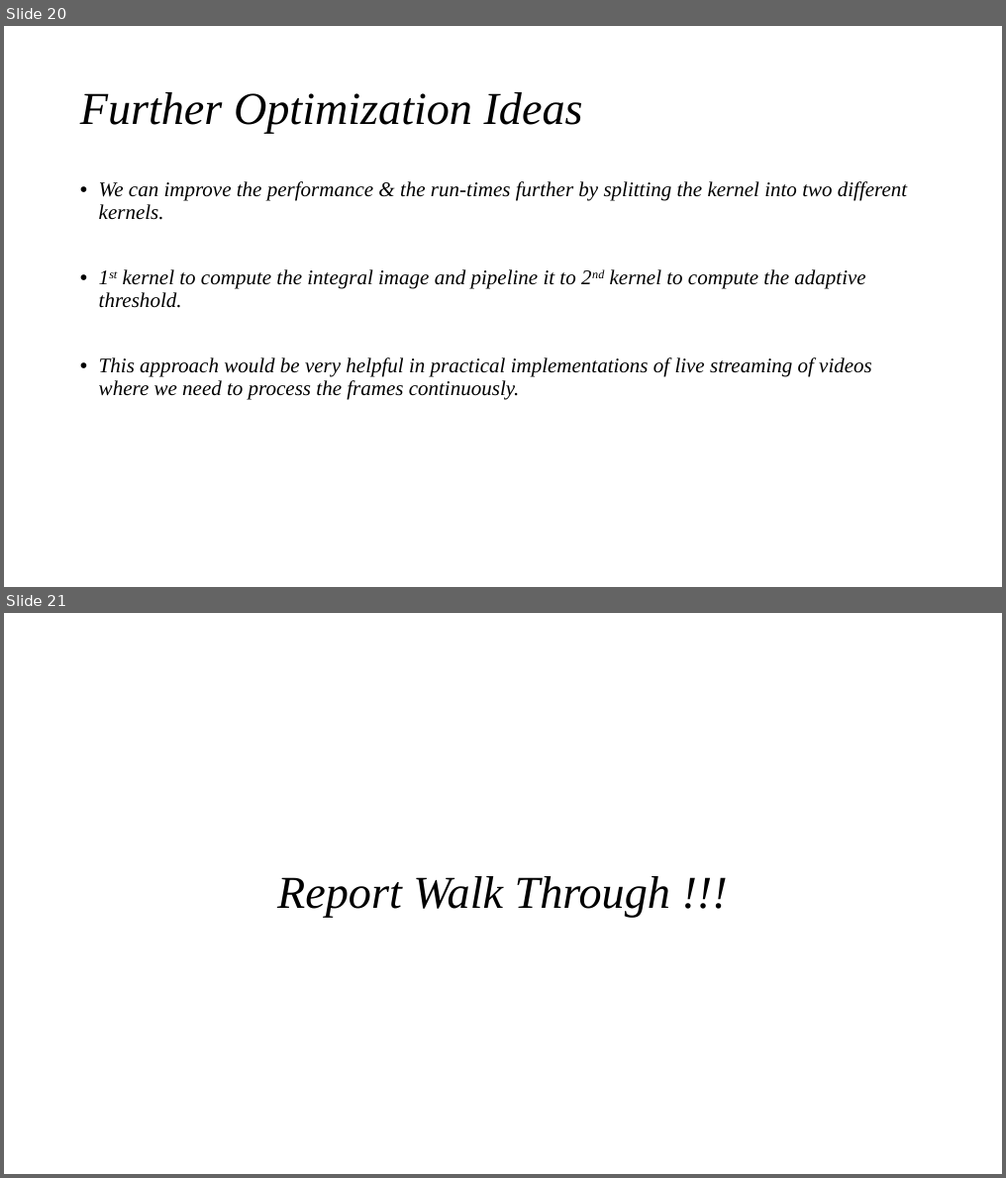
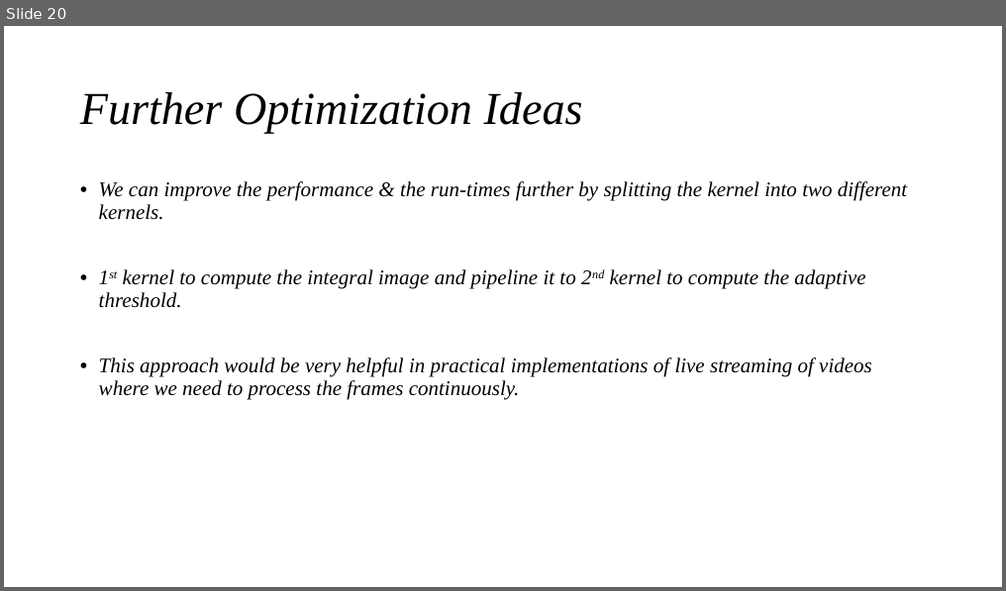
Before and after one commit to adisarip/FBAD, a slide deck: Project/AT/docs/Adaptive_Threshold_Presentation.pptx. Shown one above the other, each under a label of ours: slides 20 and 21 before the commit, slide 20 after it. The pictures are 1006x1178 and 1006x591 pixels, drawn with LibreOffice and Linux fonts; fonts in the diff are those of the drawing. Boxes give left, top, right and bottom in pixels: in the first picture for what was removed or moved away, otherwise in the second. Text is boxed around its words. In the diff, an @@ line names an element or a change of style, - is before the commit and + after.

```diff
--- a/Project/AT/docs/Adaptive_Threshold_Presentation.pptx
+++ b/Project/AT/docs/Adaptive_Threshold_Presentation.pptx
@@ slide 21 removed at (4,613,1002,1174), background #FFFFFF @@
@@ title removed at (277,876,670,917) @@
-Report Walk Through !!!
```
Also in this commit, not shown: 2 slides changed, 1 other file.
